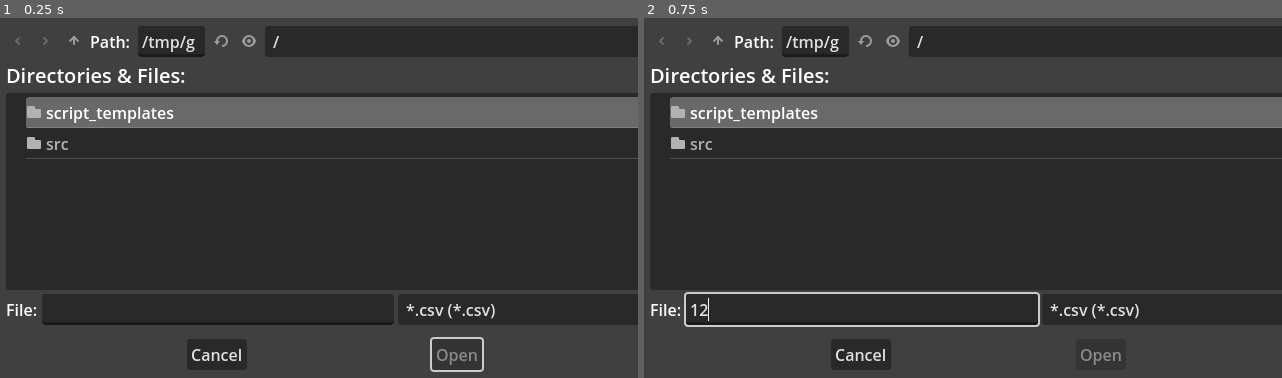
Above: before the commit, frames 1-2 (left to right).
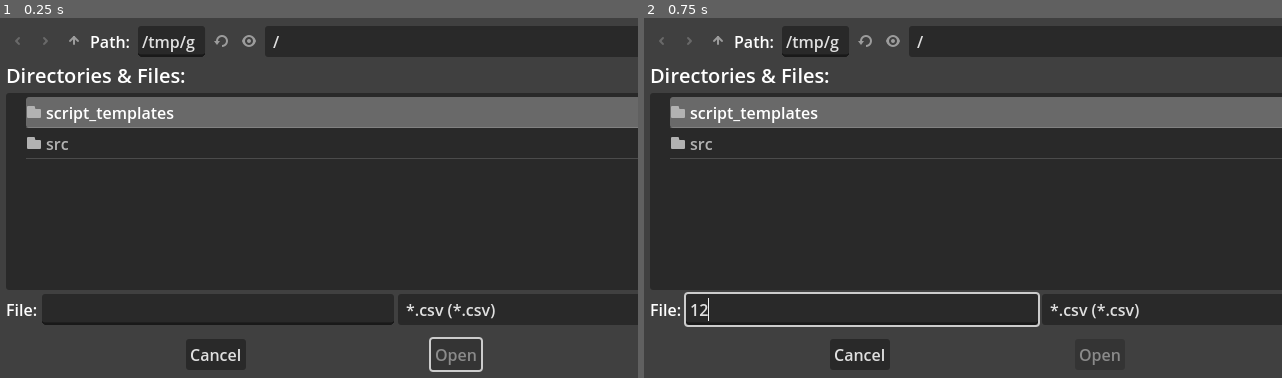
Above: after the commit, the same moments.

Repository: noi-techpark/sfscon-pdf-downloader
Game: Godot game, scene res://src/Main.tscn
Same seed, same stepped clock (60 frames per second), same inputs: the game is played once before the commit and once after it.
Inputs (mouse positions are in pixels of both pictures, inside the frame that each line leads up to):
- Up to frame 1 (0.25 s): no input
- Up to frame 2 (0.75 s): click (860, 309) at 0.52 s; type "12" at 0.6 s

The runs differ from the first frame. In frame 1, 0.3% of the frame differs, in the area x 29-76%, y 88-99%; in frame 2, 0.2%.

Commit message:
fix path for windows | 2

Diff:
--- a/app/src/Main.gd
+++ b/app/src/Main.gd
@@ -124,7 +124,9 @@
 	var file_name:String = "%s/%s - %s - %s.pdf"%[path, talk["time"], talk["name"], talk["title"]]
 	file_name = file_name.replace("..",".")
 	file_name = file_name.replace("\n"," ")
-	file_name = file_name.replace(":"," ")
+	file_name = file_name.replace(":","")
+	file_name = file_name.replace("?","")
+
 	print(file_name)
 	var file:FileAccess = FileAccess.open(file_name, FileAccess.WRITE)
 	file.store_buffer(body)
